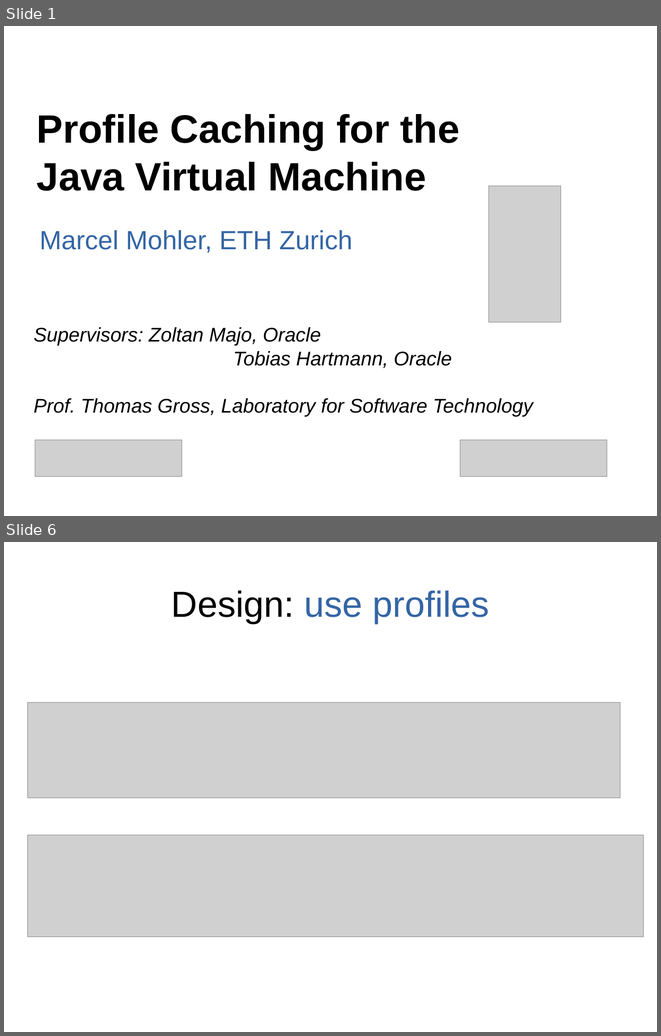
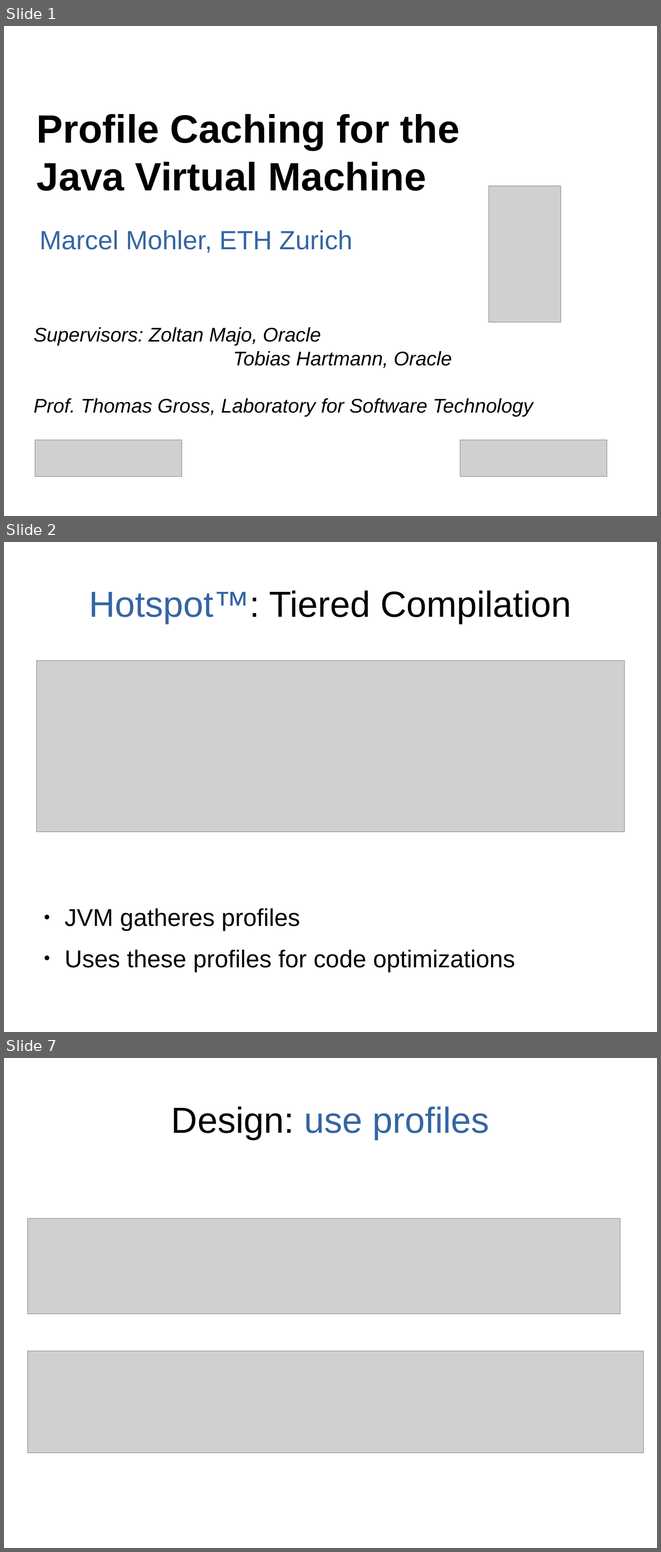
Before and after one commit to mohlerm/hotspot, a slide deck: presentation/profile_caching_mohlerm_presentation.odp. Shown one above the other, each under a label of ours: slides 1 and 6 before the commit, slides 1, 2 and 7 after it; the slides between them are not shown. The pictures are 661x1036 and 661x1552 pixels, drawn with LibreOffice and Linux fonts; fonts in the diff are those of the drawing; grey boxes stand for pictures. Boxes give left, top, right and bottom in pixels: in the first picture for what was removed or moved away, otherwise in the second. Text is boxed around its words. In the diff, an @@ line names an element or a change of style, - is before the commit and + after.

```diff
--- a/presentation/profile_caching_mohlerm_presentation.odp
+++ b/presentation/profile_caching_mohlerm_presentation.odp
@@ slide 2 added at box(4, 542, 657, 1032), background #FFFFFF @@
@@ title added at box(89, 590, 572, 623), 44 pt, text #000000 @@
+Hotspot™: Tiered Compilation
@@ picture added at box(36, 661, 625, 832) @@
@@ text added at box(64, 908, 515, 972), 29.6 pt, text #000000 @@
+● JVM gatheres profiles
+● Uses these profiles for code optimizations
@@ what was slide 6 is now slide 7 @@
```
Also in this commit, not shown: 5 slides changed, 2 other slides added, 1 slide removed.
